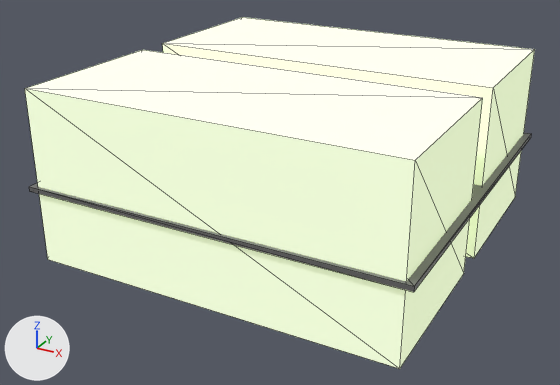
Before and after pictures for a commit that changed the glTF model scene/models/maps/mapa0.glb.
Both versions are drawn from a 50 mm camera at (28.6, -56.0, 24.4) aimed at (-1.6, -0.9, -3.2). Lighting does not change. The marker at lower left points along +X, +Y and +Z. Mesh edges are drawn as thin lines on the coarser meshes. Objects named as collision shapes, trigger or cutter boxes, shadow casters or lower levels of detail are left out. Where no turn or scale is listed for an object, it has been applied to the vertices.
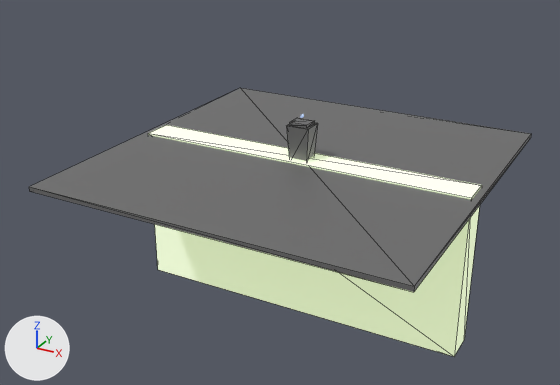
Where the newer file only moved an object's origin or applied its transform, the numbers keep the older frame.

Diff of the bpy script that builds the scene:
```diff
--- a/scene/models/maps/mapa0.glb.py
+++ b/scene/models/maps/mapa0.glb.py
@@ ob_cube @@
-ob_cube = bpy.data.objects.new('Cube', me_cube_001)
-ob_cube.location = (0.0, -8.56, 0.85)
@@ ob_cube_001 @@
 ob_cube_001 = bpy.data.objects.new('Cube.001', me_cube_002)
-ob_cube_001.location = (0.0, 8.55, 0.85)
-ob_cube_001.scale = (15.4, 7.11, 7.27)
+ob_cube_001.location = (0.0, -0.14, -7.04)
+ob_cube_001.rotation_euler = (1.571, 0.0, 0.0)  # degrees (90, 0, 0)
+ob_cube_001.scale = (15.4, 7.27, 1.43)
```

Location of each change, [x1, y1, x2, y2] in pixels of the pictures (560 x 385 px):
'Cube', deleted
    before: [25, 50, 483, 369]
'Cube.001', moved, turned, rescaled
    before: [162, 17, 535, 258]
    after: [148, 125, 482, 357]
'Cube.012', unchanged, uncovered by the edit
    before: [29, 133, 531, 292]
    after: [29, 88, 531, 292]
'Cube.013', unchanged, uncovered by the edit
    after: [287, 118, 318, 161]
